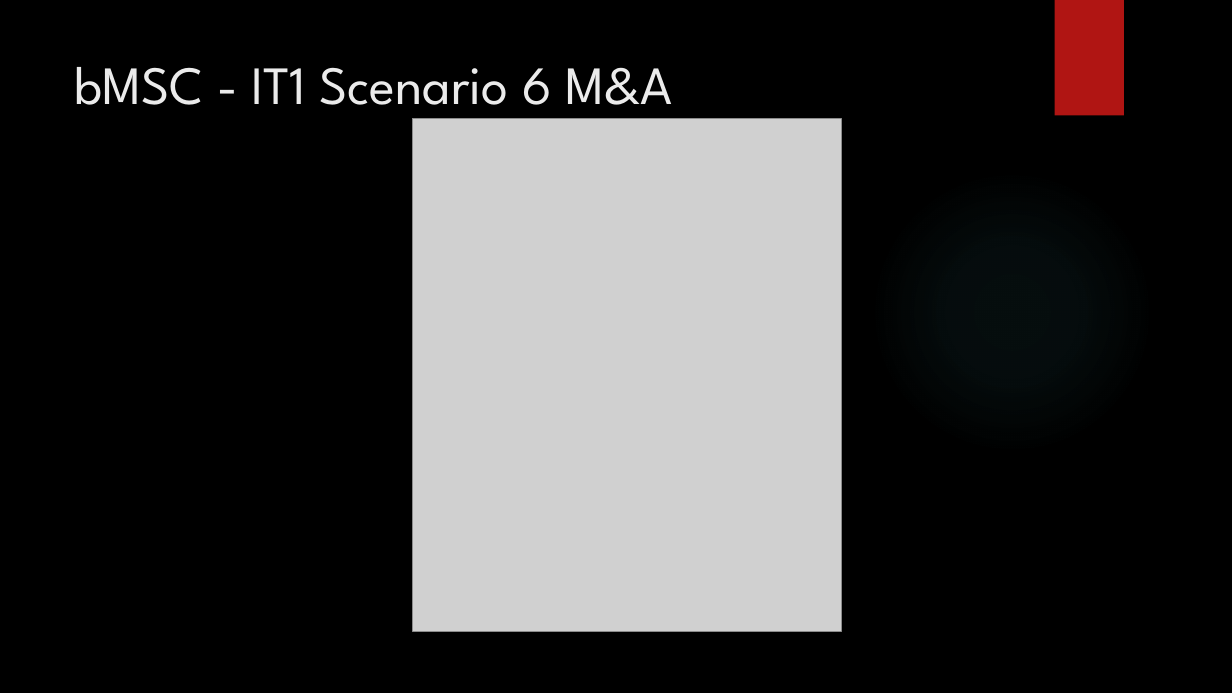
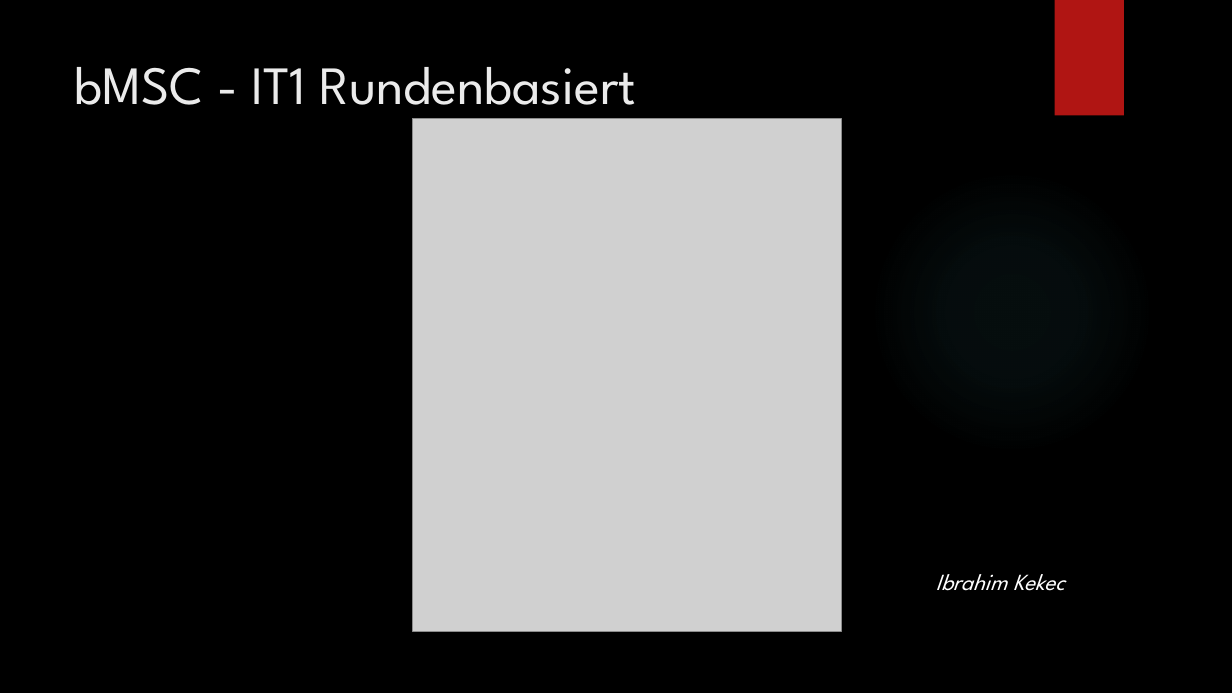
Before and after one commit to tarik2281/Swat_Engagement_Pheretima, a slide deck: slide 7 of Dokumentation/SEP Gruppe L - Swat Engagement Pheretima.pptx (slide 6 before the commit). Drawn at 1232x693 pixels with LibreOffice and Linux fonts; fonts in the diff are those of the drawing; grey boxes stand for pictures; background and template pictures are left out. Boxes give left, top, right and bottom in pixels: in the first picture for what was removed or moved away, otherwise in the second. Text is boxed around its words. In the diff, an @@ line names an element or a change of style, - is before the commit and + after.

```diff
--- a/Dokumentation/SEP Gruppe L - Swat Engagement Pheretima.pptx
+++ b/Dokumentation/SEP Gruppe L - Swat Engagement Pheretima.pptx
@@ title at bbox=[75, 67, 636, 120]: text changed @@
-bMSC - IT1 Scenario 6 M&A
+bMSC - IT1 Rundenbasiert
@@ text added at bbox=[936, 574, 1065, 591], 18 pt, text #FFFFFF, italic @@
+Ibrahim Kekec
```
Also in this commit, not shown: 5 other slides changed, 4 slides added, 2 slides removed, 3 other files.
